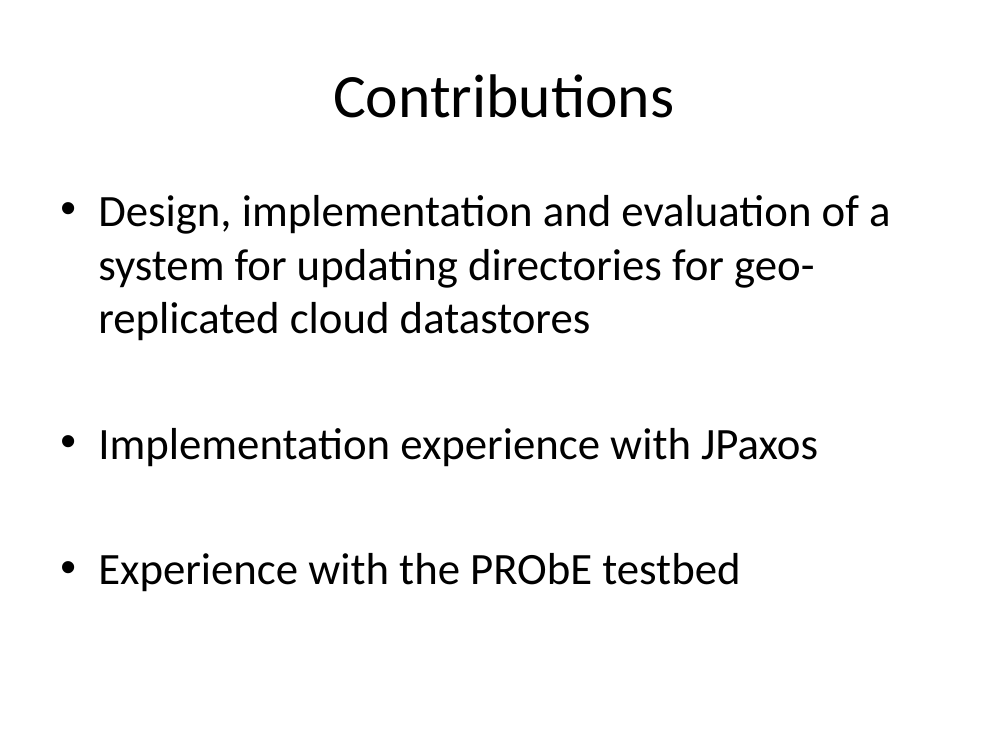
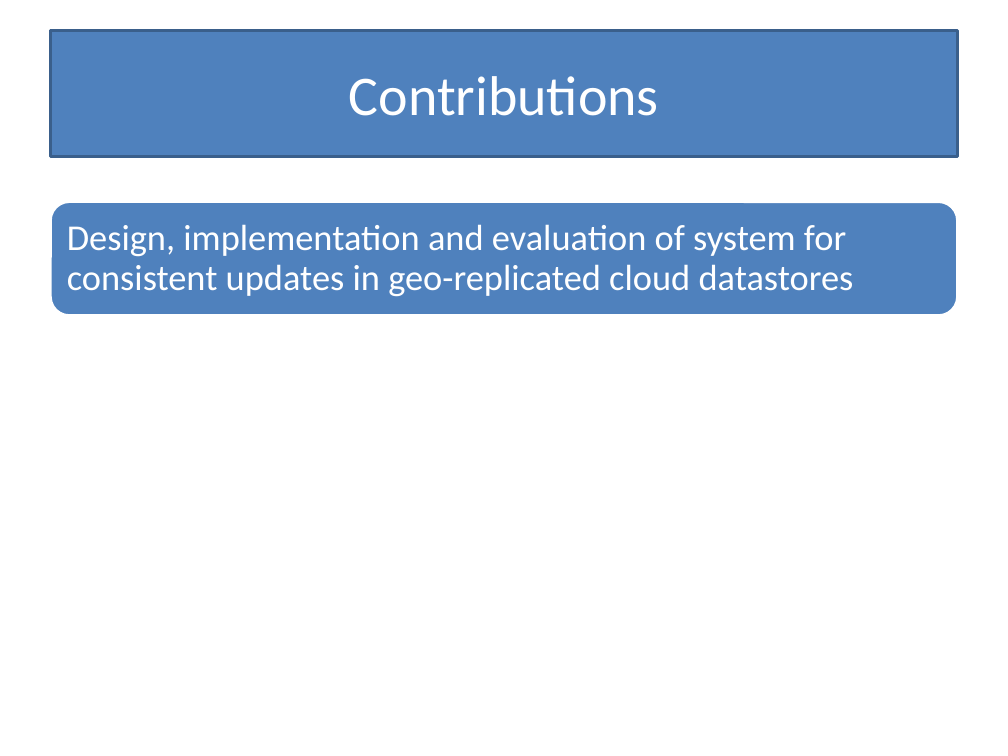
Before and after one commit to Slania/JPaxos-1, a slide deck: slide 7 of Paxos based directory updates for geo-replicated cloud storage.pptx (slide 8 before the commit). Drawn at 1008x756 pixels with LibreOffice and Linux fonts; fonts in the diff are those of the drawing. Boxes give left, top, right and bottom in pixels: in the first picture for what was removed or moved away, otherwise in the second. Text is boxed around its words. In the diff, an @@ line names an element or a change of style, - is before the commit and + after.

```diff
--- a/Paxos based directory updates for geo-replicated cloud storage.pptx
+++ b/Paxos based directory updates for geo-replicated cloud storage.pptx
@@ title "Contributions": place and size @@
-title "Contributions" at (333,74,674,118)
+title "Contributions" at (50,30,958,156)
@@ title "Contributions" at (50,30,958,156): size 44 to 40 pt, text colour #000000 to #FFFFFF; fill none to #4F81BD; outline none to #3A5F8C 2 pt @@
@@ rounded rectangle added at (50,202,958,316), fill #4F81BD, outline #FFFFFF 2 pt @@
@@ text removed at (98,195,890,592) @@
-• Design, implementation and evaluation of a system for updating directories for geo-replicated cloud datastores
-• Implementation experience with JPaxos
-• Experience with the PRObE testbed
@@ text added at (67,224,854,297), 26 pt, text #FFFFFF @@
+Design, implementation and evaluation of system for consistent updates in geo-replicated cloud datastores
```
Also in this commit, not shown: 9 other slides changed, 9 slides added.
